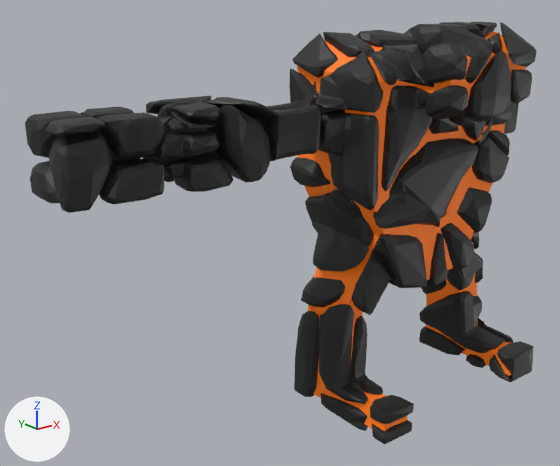
Renders of the Blender file resources/OBJ Witch Hat/enemy.blend from each side of a commit.
Before and after are seen from a 50 mm camera at (-5.43, -4.93, 1.6) aimed at (-1.44, 0.06, -0.4). Lighting does not change. The marker at lower left points along +X, +Y and +Z.

The scene before the commit, as lines of its bpy script (objects in view):
```python
me_cube_001 = bpy.data.meshes.new('Cube.001')
me_cube_001.from_pydata(...)  # 788 vertices, 783 faces; spans x -1.04..1.31, y -0.94..0.45, z -2.1..1.27
me_cube_001.materials.append(mat_material_001)  # orange #ff7500
me_cube_001_cell_106 = bpy.data.meshes.new('Cube.001_cell.106')
me_cube_001_cell_106.from_pydata(...)  # 5425 vertices, 9500 faces, 8 loose edges; spans x -3.51..1.38, y -1.02..0.52, z -2.16..1.34
me_cube_001_cell_106.materials.append(mat_material_002)  # black #222323
ob_cube_001 = bpy.data.objects.new('Cube.001', me_cube_001)
ob_cube_001.location = (0.0, 0.0, 0.0)
ob_cube_001_cell = bpy.data.objects.new('Cube.001_cell', me_cube_001_cell_106)
ob_cube_001_cell.location = (0.0, 0.0, 0.0)
```
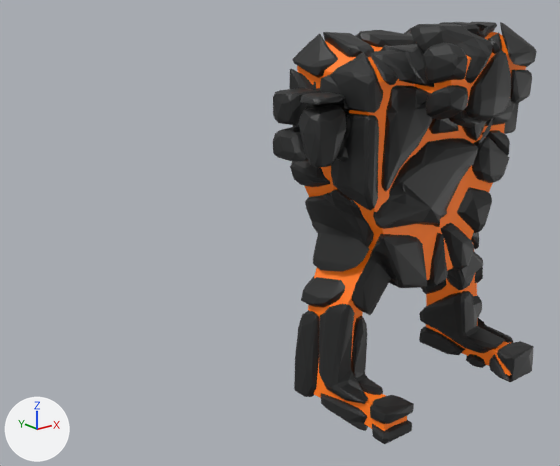
Boxes [x1, y1, x2, y2] around the edits, measured in the pictures (560 x 466 px; the box of a moved part takes in the faces that stretch with it):
'Cube.001_cell', reshaped (48% narrower): before [25, 22, 537, 444]; after [273, 22, 537, 444]
part 1 of me_cube_001_cell_106, moved or reshaped (not visible afterwards): before [171, 101, 220, 120]
part 2 of me_cube_001_cell_106, moved or reshaped: before [30, 161, 59, 203]; after [273, 126, 308, 162]
part 3 of me_cube_001_cell_106, deleted (black): before [25, 96, 277, 213]
part 4 of me_cube_001_cell_106, built on: before [216, 97, 347, 161]; after [273, 88, 350, 168]

The change in detail:
me_cube_001_cell_106 is used by ob_cube_001_cell; location (0.0, 0.0, 0.0).
me_cube_001_cell_106 had 5425 vertices, 9500 faces, 8 loose edges and spanned x -3.51..1.38, y -1.02..0.52, z -2.16..1.34.
me_cube_001_cell_106 now has 5392 vertices, 9346 faces, 10 loose edges and spans x -1.36..1.38, y -1.02..0.52, z -2.16..1.34.
me_cube_001_cell_106 part 1: the loose piece of 25 vertices spanning x -2.55..-2.24, y -0.33..-0.01, z 0.71..0.81 is moved by (2.14, 0.0, 0.0).
me_cube_001_cell_106 part 2: the loose piece of 50 vertices spanning x -3.51..-3.11, y -0.1..0.31, z 0.21..0.49 is moved by (2.14, 0.0, 0.0).
me_cube_001_cell_106 part 3: 16 loose pieces with 697 vertices, spanning x -3.51..-1.68, y -0.33..0.33, z 0.19..0.81, are deleted.
me_cube_001_cell_106 part 4: 120 vertices removed from x -1.94..-1.12, y -0.22..0.32, z 0.26..0.78; 784 vertices added at x -1.36..1.03, y -0.33..0.33, z 0.19..0.81.
